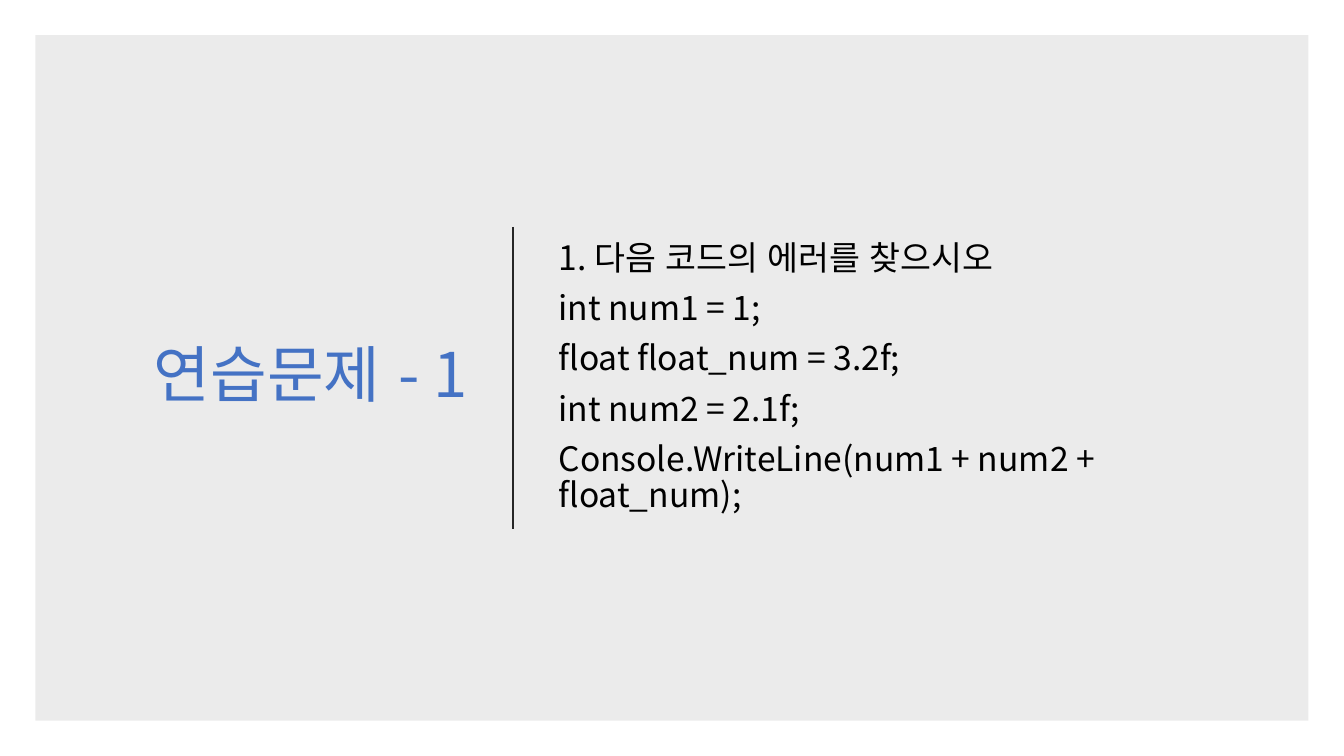
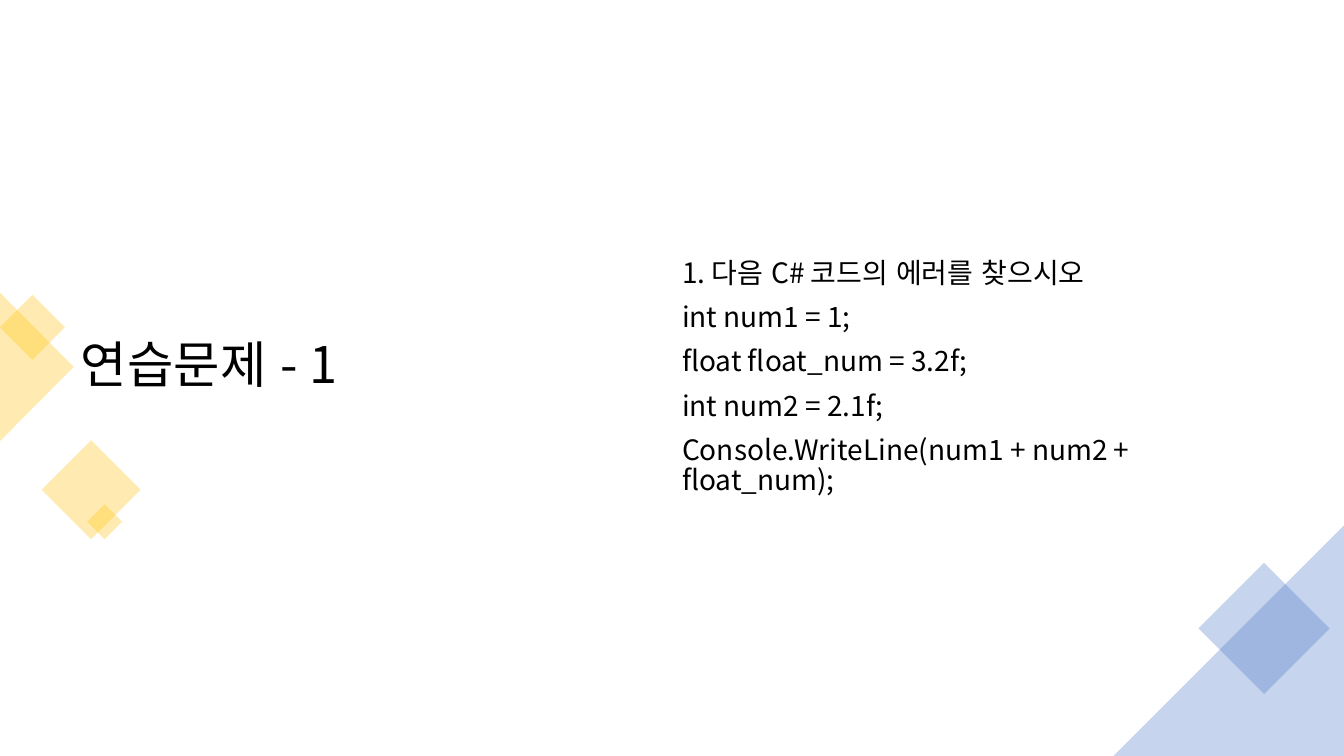
Before and after one commit to kjh99660/Study_powerpoint, a slide deck: slide 13 of c# 스터디 1주 차.pptx (slide 11 before the commit). Drawn at 1344x756 pixels with LibreOffice and Linux fonts; fonts in the diff are those of the drawing. Boxes give left, top, right and bottom in pixels: in the first picture for what was removed or moved away, otherwise in the second. Text is boxed around its words. In the diff, an @@ line names an element or a change of style, - is before the commit and + after.

```diff
--- a/c# 스터디 1주 차.pptx
+++ b/c# 스터디 1주 차.pptx
@@ rectangle removed at <box>35,35,1309,721</box> @@
@@ title "연습문제 - 1": place and size @@
-title "연습문제 - 1" at <box>154,346,467,402</box>
+title "연습문제 - 1" at <box>81,341,337,387</box>
@@ title "연습문제 - 1" at <box>81,341,337,387</box>: size 44 to 36 pt, text colour #4472C4 to #000000; alignment right to left @@
@@ text "1. 다음 C# 코드의 에러를 ...": place and size @@
-text "1. 다음 C# 코드의 에러를 ..." at <box>559,242,1069,514</box>
+text "1. 다음 C# 코드의 에러를 ..." at <box>682,259,1108,496</box>
@@ line removed from (513, 227) to (513, 529) @@
@@ text at <box>682,259,1084,286</box>: text changed; size 24 to 20 pt @@
-1. 다음 코드의 에러를 찾으시오
+1. 다음 C# 코드의 에러를 찾으시오
@@ freeform shape added at <box>0,292,74,441</box>, fill #FFC000 at 30% opacity @@
@@ rectangle added at <box>0,295,65,360</box>, fill #FFC000 at 30% opacity @@
@@ text at <box>682,305,1108,496</box>: size 24 to 20 pt in "int num1 = 1;", "float float_num = 3.2f;", "int num2 = 2.1f;", "Console.WriteLine(num1 + num2 + float_num);" @@
@@ rectangle added at <box>42,440,140,539</box>, fill #FFC000 at 30% opacity @@
@@ rectangle added at <box>87,504,122,540</box>, fill #FFC000 at 30% opacity @@
@@ triangle added at <box>1113,525,1344,756</box>, fill #4472C4 at 30% opacity @@
@@ rectangle added at <box>1199,563,1330,694</box>, fill #4472C4 at 30% opacity @@
```
Also in this commit, not shown: 17 other slides changed, 3 slides added, 1 slide removed, 6 other files.
